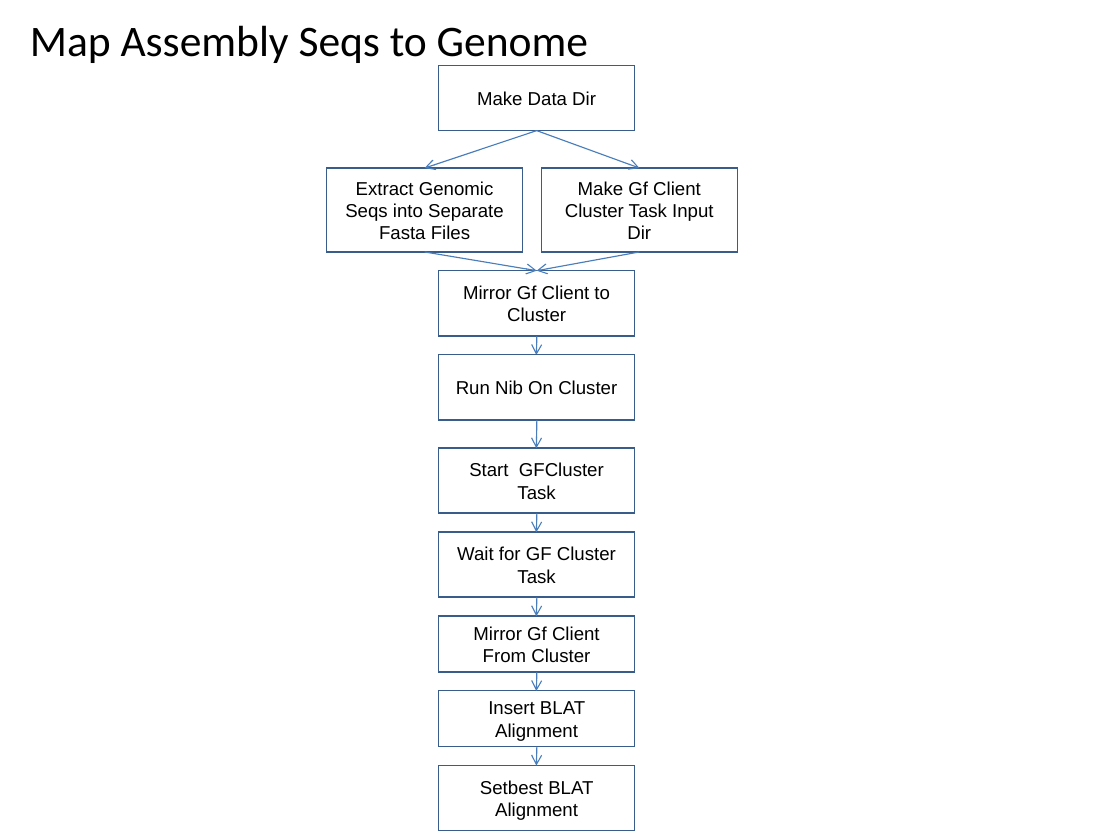
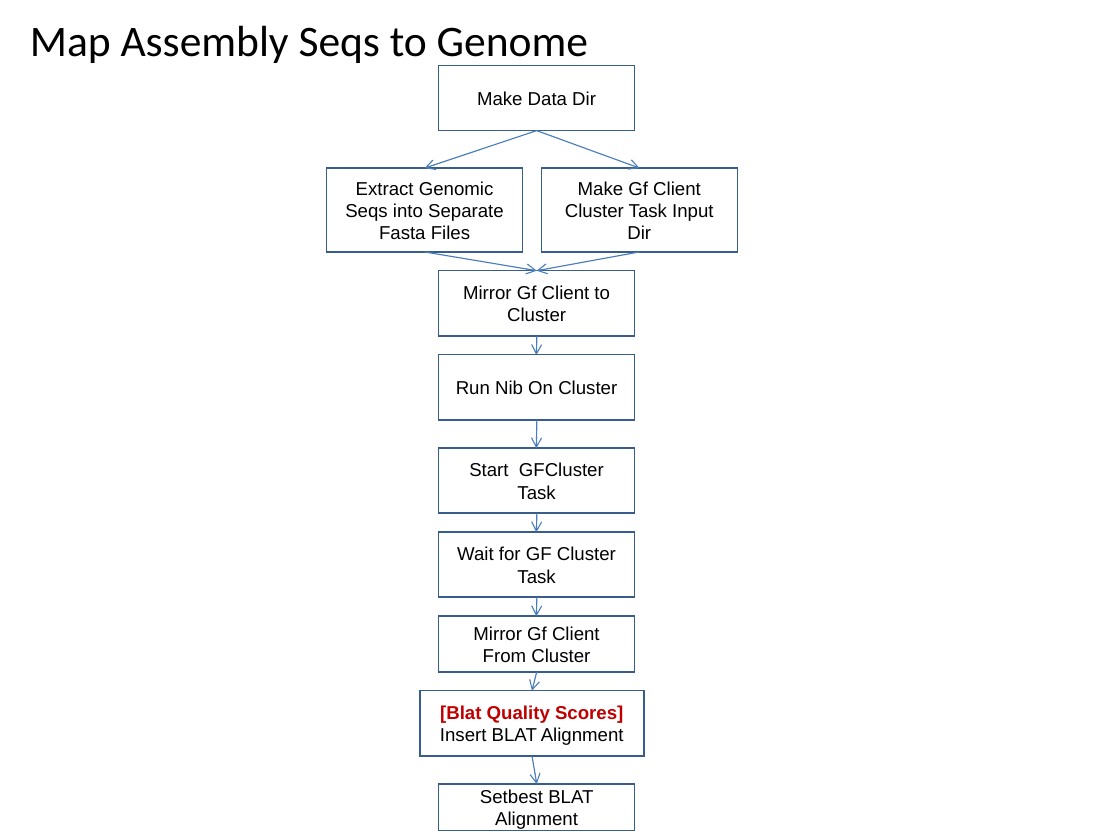
Before and after one commit to VEuPathDB/ApiCommonWorkflow, a slide deck: slide 21 of Main/doc/IntegratedWorkflow.ppt (slide 20 before the commit). Drawn at 1120x840 pixels with LibreOffice and Linux fonts; fonts in the diff are those of the drawing. Boxes give left, top, right and bottom in pixels: in the first picture for what was removed or moved away, otherwise in the second. Text is boxed around its words. In the diff, an @@ line names an element or a change of style, - is before the commit and + after.

```diff
--- a/Main/doc/IntegratedWorkflow.ppt
+++ b/Main/doc/IntegratedWorkflow.ppt
@@ arrow moved from (536, 672) - (536, 691) to (536, 672) - (532, 691) @@
@@ rectangle "[Blat Quality Scores]": place and size @@
-rectangle "[Blat Quality Scores]" at [439,691,635,747]
+rectangle "[Blat Quality Scores]" at [420,691,644,756]
@@ text in rectangle at [440,705,623,723]: paragraph added @@
+[Blat Quality Scores]
@@ arrow moved from (536, 747) - (536, 766) to (532, 756) - (536, 784) @@
@@ rectangle "Setbest BLAT Alignment": place and size @@
-rectangle "Setbest BLAT Alignment" at [439,765,635,830]
+rectangle "Setbest BLAT Alignment" at [439,784,635,831]
```
Also in this commit, not shown: 11 other slides changed, 3 slides added, 2 slides removed.
